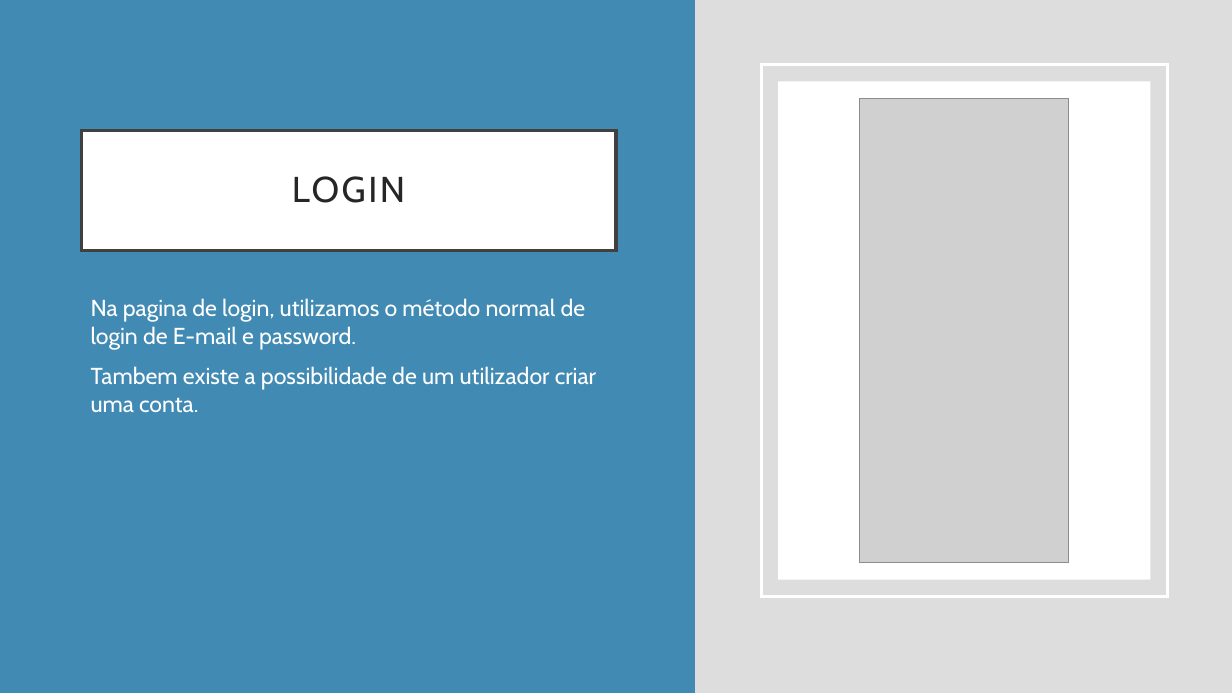
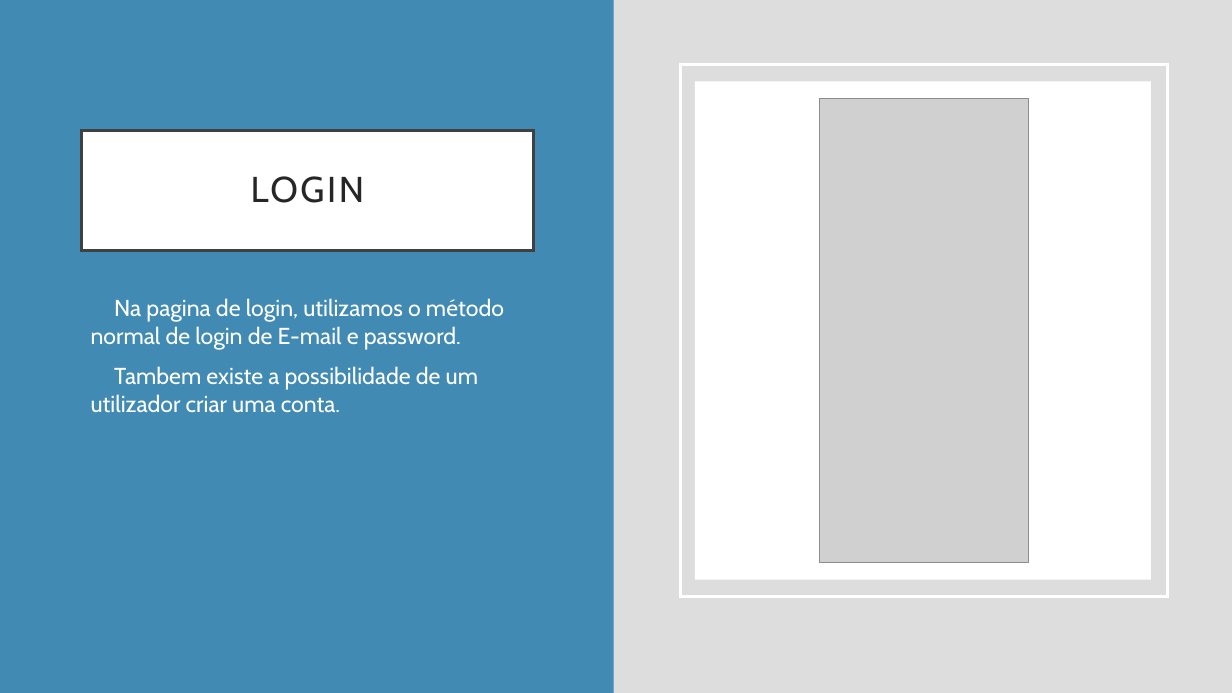
Before and after one commit to Gnomo000/Trabalho-Projeto-PLC, a slide deck: slide 2 of Apresentação projeto.pptx. Drawn at 1232x693 pixels with LibreOffice and Linux fonts; fonts in the diff are those of the drawing; grey boxes stand for pictures. Boxes give left, top, right and bottom in pixels: in the first picture for what was removed or moved away, otherwise in the second. Text is boxed around its words. In the diff, an @@ line names an element or a change of style, - is before the commit and + after.

```diff
--- a/Apresentação projeto.pptx
+++ b/Apresentação projeto.pptx
@@ rectangle: place and size @@
-rectangle at box(0, 0, 695, 693)
+rectangle at box(0, 0, 614, 693)
@@ rectangle: place and size @@
-rectangle at box(762, 65, 1167, 596)
+rectangle at box(680, 65, 1167, 596)
@@ rectangle: place and size @@
-rectangle at box(778, 81, 1151, 579)
+rectangle at box(695, 81, 1151, 579)
@@ picture: place and size @@
-picture at box(860, 98, 1068, 563)
+picture at box(820, 98, 1029, 563)
@@ title "LOGIN": place and size @@
-title "LOGIN" at box(81, 130, 616, 250)
+title "LOGIN" at box(81, 130, 533, 250)
@@ text "Na pagina de login, utilizamos ..." at box(91, 298, 504, 413): bullet none to • @@
```
Also in this commit, not shown: 2 other slides changed, 2 slides added.
